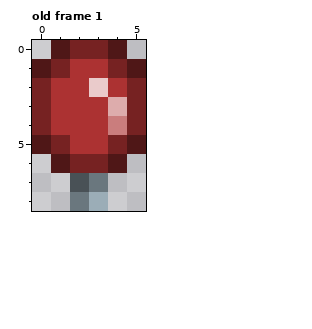
Pixel-art file -- src/assets/sprites/parts/partLed.aseprite. Above is the file before it was changed.
6x9 pixels, 1 frame. Colours within 5 levels of each other are drawn and written as one. Shown: old frame 1. The commit also changed other frames, which this record leaves out.
The result:
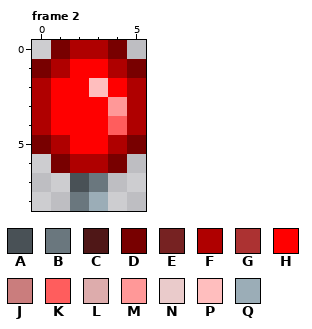
Palette (. is transparent): A #495156  B #6a777e  C #4f1717  D #780000  E #762222  F #af0000  G #ac3232  H #ff0000  J #ca7d7d  K #ff5d5d  L #ddacac  M #ff9898  N #eacbcb  P #ffbebe  Q #9badb7
A new or re-ordered frame is compared with the old frame closest to it.
From old to new:
frames 1 -> 2
Changed rows in their new state; - is an unchanged pixel.
Frame 2 is new; against old frame 1, layer "LED":
first column x 0:
0 -DFFD-
1 DFHHFD
2 FHHPHF
3 FHHHMF
4 FHHHKF
5 DFHHFD
6 -DFFD-
Boxes around the changes in both pictures, in picture pixels (x1, y1, x2, y2):
changed: (32, 40, 146, 173)
